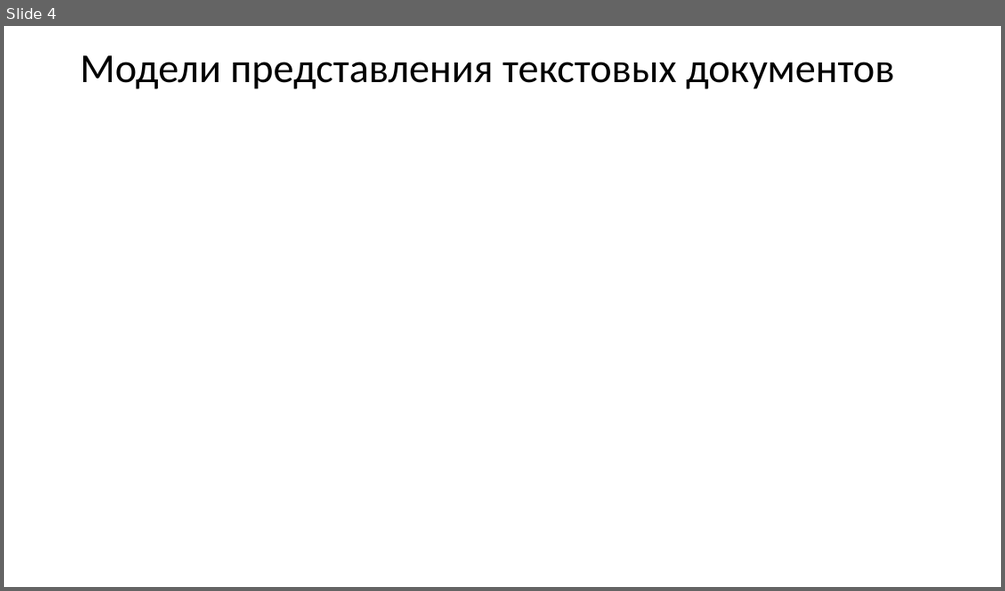
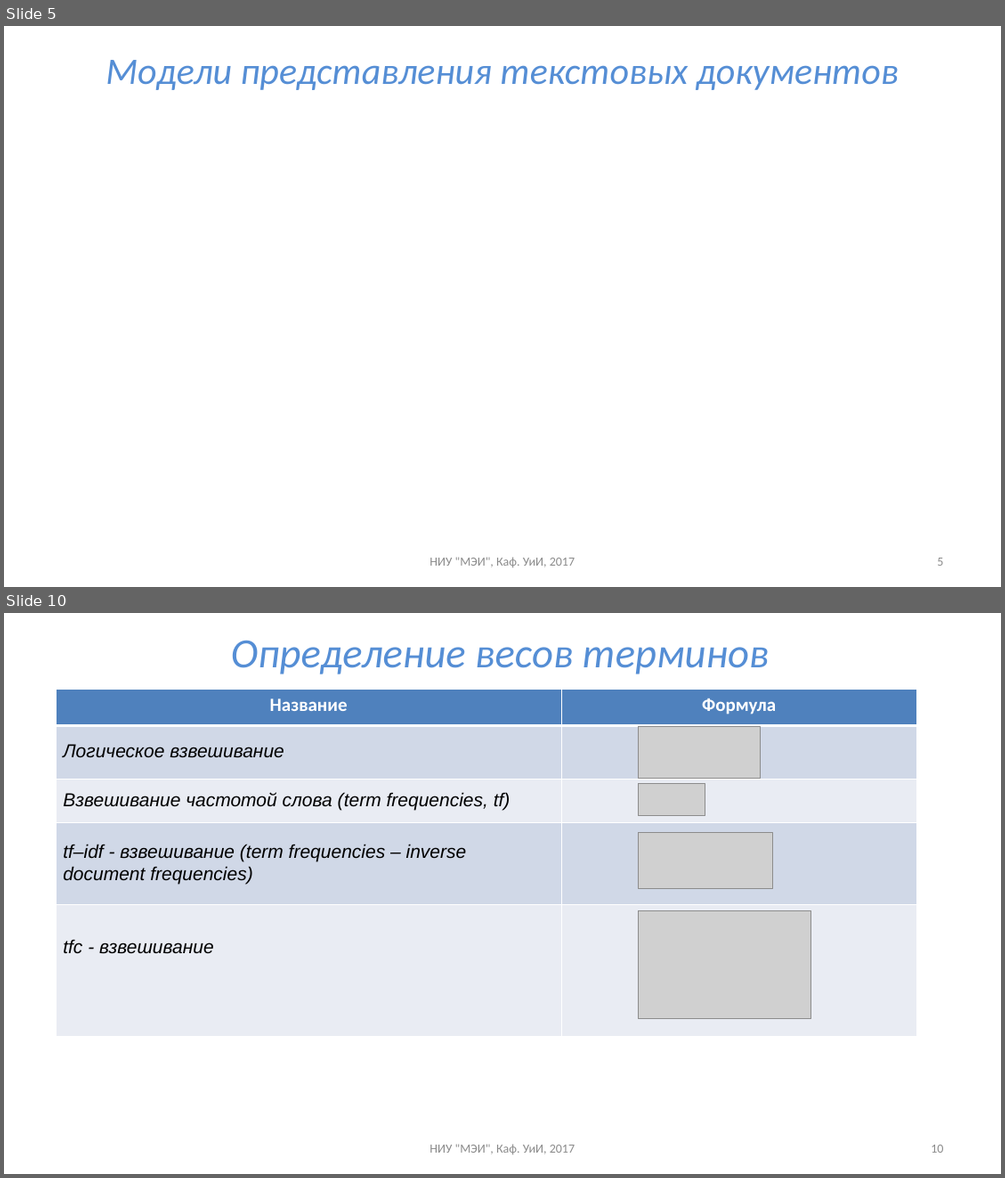
Before and after one commit to uii-mpei/uii-mpei.github.io, a slide deck: study/courses/iis/IIS_lec_2.pptx. Shown one above the other, each under a label of ours: slide 4 before the commit, slides 5 and 10 after it; the slides between them are not shown. The pictures are 1005x591 and 1005x1178 pixels, drawn with LibreOffice and Linux fonts; fonts in the diff are those of the drawing; grey boxes stand for pictures. Boxes give left, top, right and bottom in pixels: in the first picture for what was removed or moved away, otherwise in the second. Text is boxed around its words. In the diff, an @@ line names an element or a change of style, - is before the commit and + after.

```diff
--- a/study/courses/iis/IIS_lec_2.pptx
+++ b/study/courses/iis/IIS_lec_2.pptx
@@ slide 10 added at bbox=[4, 613, 1001, 1174], background #FFFFFF @@
@@ title added at bbox=[231, 640, 769, 674], 40 pt, text #558ED5, italic @@
+Определение весов терминов
@@ table added at bbox=[56, 690, 917, 1037], 5 rows, 2 columns @@
+Название | Формула
+ | 
+ | 
+ | 
+ | 
@@ text added at bbox=[63, 744, 284, 758], 18 pt, text #000000, italic @@
+Логическое взвешивание
@@ picture added at bbox=[639, 726, 760, 779] @@
@@ text added at bbox=[63, 792, 510, 810], 18 pt, text #000000, italic @@
+Взвешивание частотой слова (term frequencies, tf)
@@ picture added at bbox=[639, 784, 705, 816] @@
@@ text added at bbox=[63, 844, 467, 884], 18 pt, text #000000, italic @@
+tf–idf - взвешивание (term frequencies – inverse
+document frequencies)
@@ picture added at bbox=[639, 832, 773, 888] @@
@@ picture added at bbox=[639, 910, 811, 1018] @@
@@ text added at bbox=[63, 939, 214, 954], 18 pt, text #000000, italic @@
+tfc - взвешивание
@@ text added at bbox=[429, 1143, 574, 1154], 12 pt, text #8C8C8C @@
+НИУ "МЭИ", Каф. УиИ, 2017
@@ page number added at bbox=[930, 1144, 943, 1152], 12 pt, text #8C8C8C @@
+10
@@ what was slide 4 is now slide 5 @@
@@ slide 5 changed as well @@
@@ title "Модели представления текстовых документов" at bbox=[105, 60, 898, 90]: size 39.6 to 36 pt, text colour #000000 to #558ED5, italic on; alignment left to centre; line spacing 0.9 to 1 @@
@@ text added at bbox=[429, 556, 574, 567], 12 pt, text #8C8C8C @@
+НИУ "МЭИ", Каф. УиИ, 2017
@@ page number added at bbox=[937, 557, 943, 565], 12 pt, text #8C8C8C @@
+5
```
Also in this commit, not shown: 3 other slides changed, 18 other slides added, 2 other files.
